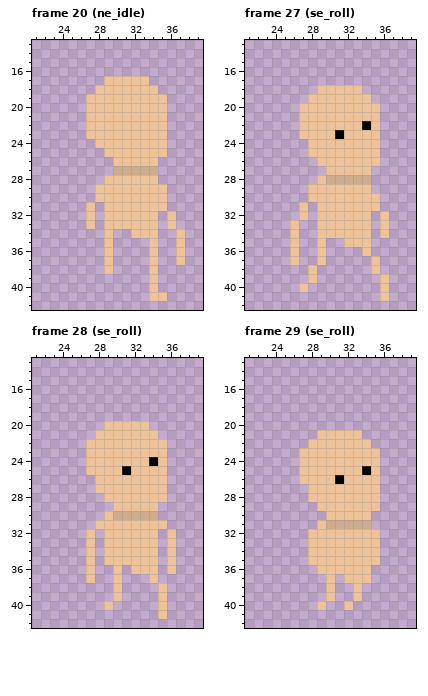
One commit to this pixel-art file: Assets/Sprites/Player/Simple Pete.aseprite. The first picture shows the starting point.
64x64 pixels, 94 frames. Colours within 5 levels of each other are drawn and written as one. Shown: frame 20 (ne_idle): x 21..39, y 13..42; frame 27 (se_roll): x 21..39, y 13..42; frame 28 (se_roll): x 21..39, y 13..42; frame 29 (se_roll): x 21..39, y 13..42. The commit also changed other frames, which this record leaves out.
And afterwards:
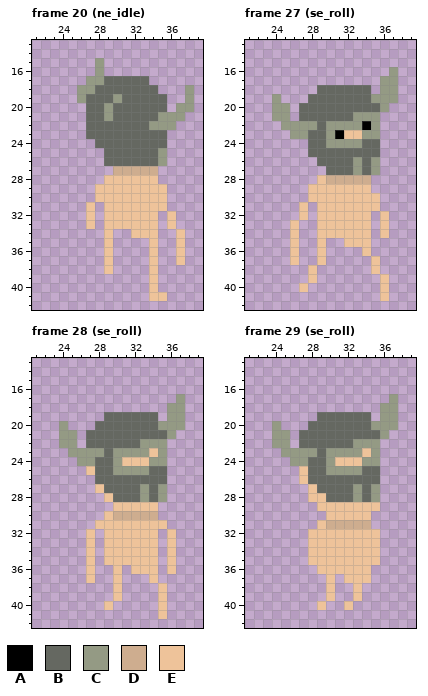
Palette (. is transparent): A #000000  B #656861  C #949a84  D #cead8f  E #eec39a
Diff:
layer "Gear/Head/Iron_Helmet" now shown
Frame 20 (ne_idle), layer "Gear/Head/Iron_Helmet":
y 15..16: x 28 . -> C
y 17: x 27..33 ..EEEEE -> CCBBBBB
y 18: x 26..34 ..EEEEEEE -> CCBBBBBBB; x 38 . -> C
y 19: x 26..35 .EEEEEEEEE -> CBBBCBBBBB; x 38 . -> C
y 20: x 27..35 EEEEEEEEE -> BBCBBBBBB; x 37..38 .. -> CC
y 21: x 27..37 EEEEEEEEE.. -> BBCBBBBBCCC
y 22: x 27..36 EEEEEEEEE. -> BBBBBBBCCC
y 23: x 27..35 EEEEEEEEE -> BBBBBBBBB
y 24: x 28..35 EEEEEEEE -> BBBBBBBB
y 25: x 29..35 EEEEEEE -> BBBBBBC
y 26: x 29..35 .EEEEE. -> BBBBBBC
Frame 27 (se_roll), layer "Gear/Head/Iron_Helmet":
y 16: x 37 . -> C
y 17: x 36..37 .. -> CC
y 18: x 29..34 EEEEE. -> BBBBBB; x 36..37 .. -> CC
y 19: x 24 . -> C; x 28..37 EEEEEEE... -> BBBBBBBCCC
y 20: x 24..25 .. -> CC; x 27..36 EEEEEEEEE. -> BBBBBBBBBC
y 21: x 24..25 .. -> CC; x 27..35 EEEEEEEEE -> BBBBBBCCC
y 22: x 25..33 ..EEEEEEE -> CCCCBCCCC; x 35 E -> C
y 23: x 26..30 .EEEE -> CCBBC; x 34..35 EE -> CC
y 24: x 28..35 EEEEEEEE -> BBCCCCBB
y 25: x 28..35 EEEEEEEE -> BBBBBBBB
y 26: x 29..35 EEEEEEE -> BBBBCBC
y 27: x 30..35 EEEEE. -> BBBCBC
Frame 28 (se_roll), layer "Gear/Head/Iron_Helmet":
y 17: x 37 . -> C
y 18: x 36..37 .. -> CC
y 19: x 29..34 ...... -> BBBBBB; x 36..37 .. -> CC
y 20: x 24 . -> C; x 28..37 .EEEEE.... -> BBBBBBBCCC
y 21: x 24..25 .. -> CC; x 27..36 .EEEEEEE.. -> BBBBBBBBBC
y 22: x 24..25 .. -> CC; x 27..35 EEEEEEEEE -> BBBBBBCCC
y 23: x 25..33 ..EEEEEEE -> CCCCBCCCC; x 35 E -> C
y 24: x 26..30 .EEEE -> CCBBC; x 34..35 AE -> CC
y 25: x 28..35 EEEAEEEE -> BBCCCCBB
y 26: x 28..35 EEEEEEEE -> BBBBBBBB
y 27: x 29..35 EEEEEEE -> BBBBCBC
y 28: x 30..35 EEEEEE -> BBBCBC
Frame 29 (se_roll), layer "Gear/Head/Iron_Helmet":
y 17: x 37 . -> C
y 18: x 36..37 .. -> CC
y 19: x 29..34 ...... -> BBBBBB; x 36..37 .. -> CC
y 20: x 24 . -> C; x 28..37 .......... -> BBBBBBBCCC
y 21: x 24..25 .. -> CC; x 27..36 ..EEEEE... -> BBBBBBBBBC
y 22: x 24..25 .. -> CC; x 27..35 .EEEEEEE. -> BBBBBBCCC
y 23: x 25..33 ..EEEEEEE -> CCCCBCCCC; x 35 E -> C
y 24: x 26..30 .EEEE -> CCBBC; x 34..35 EE -> CC
y 25: x 28..35 EEEEEEAE -> BBCCCCBB
y 26: x 28..35 EEEAEEEE -> BBBBBBBB
y 27: x 29..35 EEEEEEE -> BBBBCBC
y 28: x 30..35 EEEEEE -> BBBCBC
